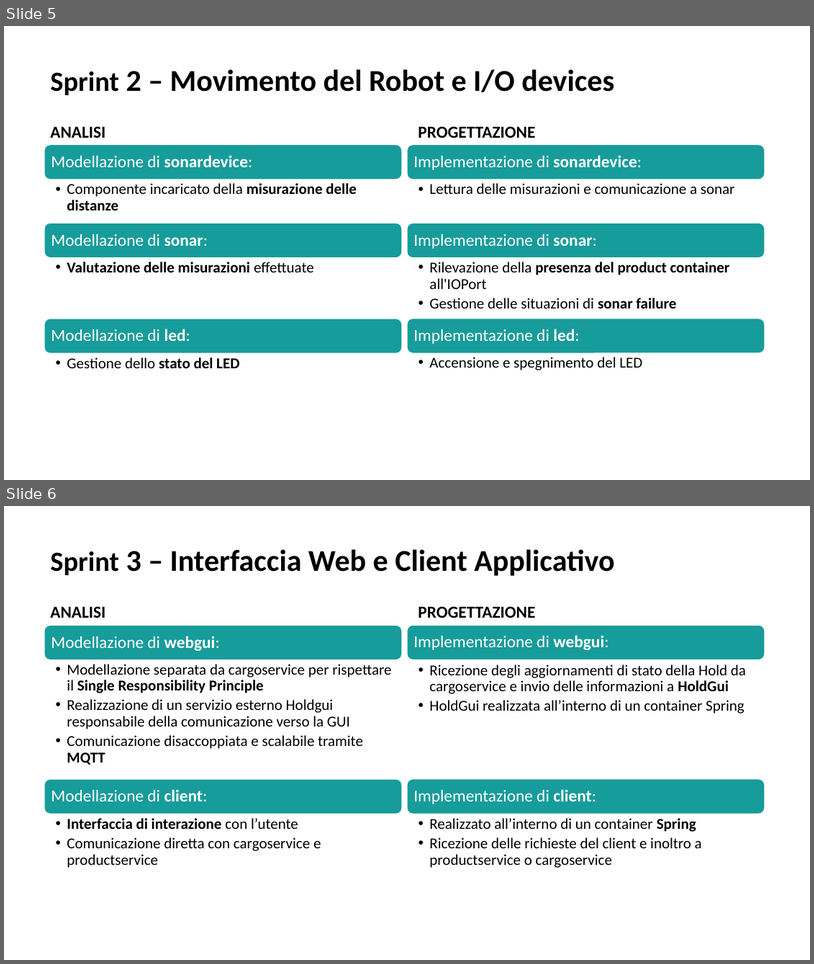
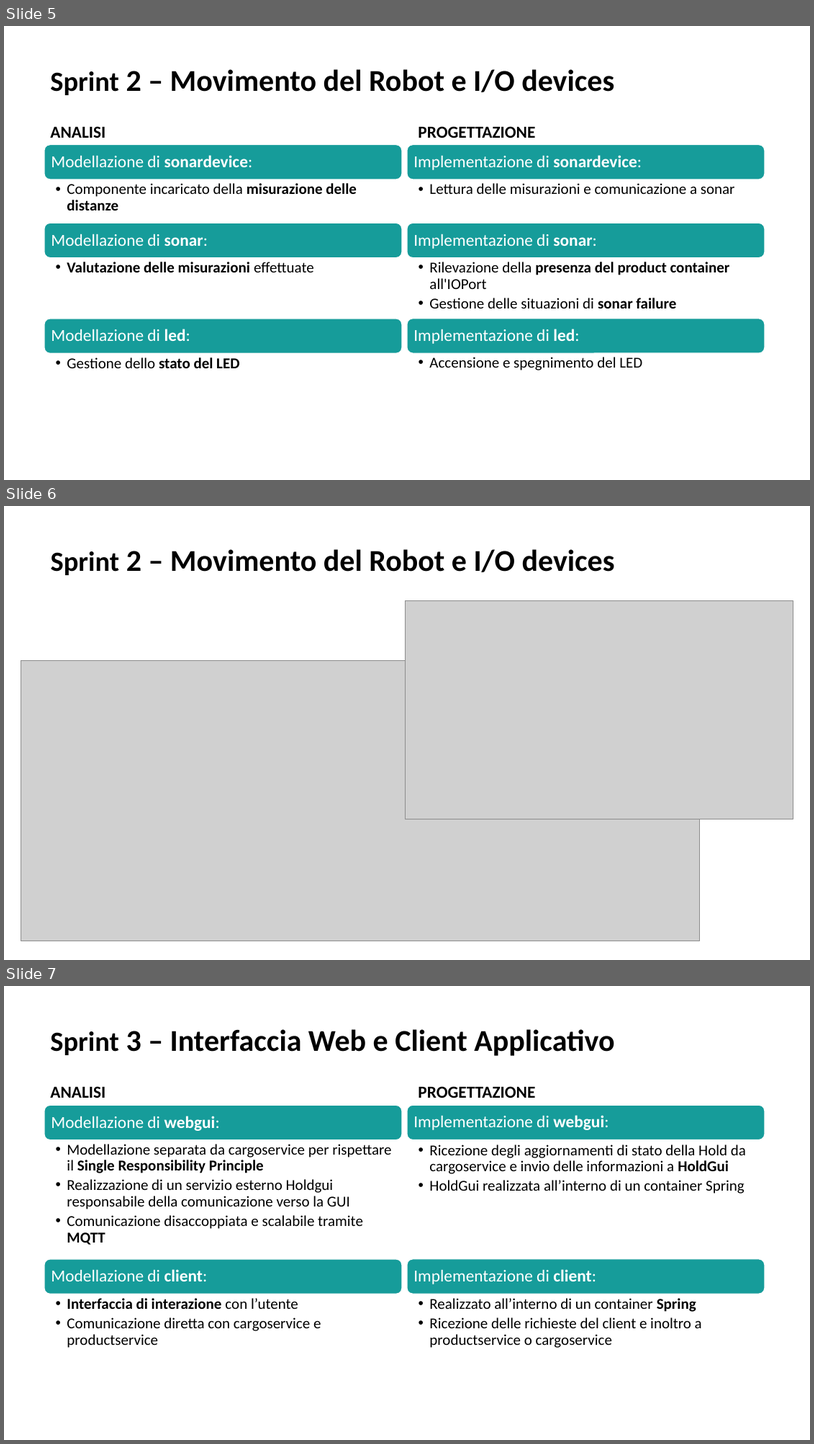
Before and after one commit to simonemontagnini02/ProgettoISS25, a slide deck: Presentazione/Progetto_ISS25.pptx. Shown one above the other, each under a label of ours: slides 5 and 6 before the commit, slides 5, 6 and 7 after it. The pictures are 814x964 and 814x1444 pixels, drawn with LibreOffice and Linux fonts; fonts in the diff are those of the drawing; grey boxes stand for pictures. Boxes give left, top, right and bottom in pixels: in the first picture for what was removed or moved away, otherwise in the second. Text is boxed around its words. In the diff, an @@ line names an element or a change of style, - is before the commit and + after.

Commit message:
Terminata presentazione, aggiunta immagine Sprint2

```diff
--- a/Presentazione/Progetto_ISS25.pptx
+++ b/Presentazione/Progetto_ISS25.pptx
@@ slide 6 added at (x1=4, y1=506, x2=810, y2=960), background #FFFFFF @@
@@ title added at (x1=51, y1=549, x2=615, y2=575), 36 pt, text #000000, bold @@
+Sprint 2 – Movimento del Robot e I/O devices
@@ picture added at (x1=406, y1=601, x2=793, y2=819) @@
@@ picture added at (x1=21, y1=660, x2=700, y2=941) @@
@@ what was slide 6 is now slide 7 @@
```
Also in this commit, not shown: 1 slide changed.
